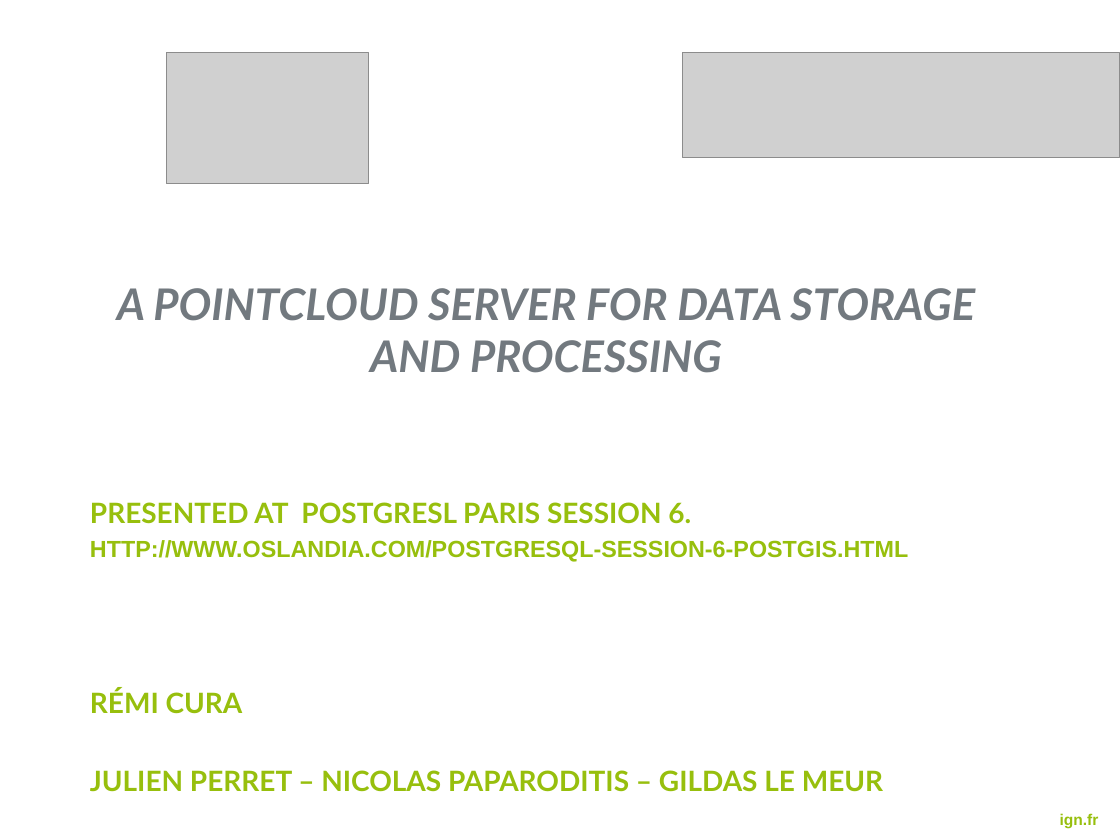
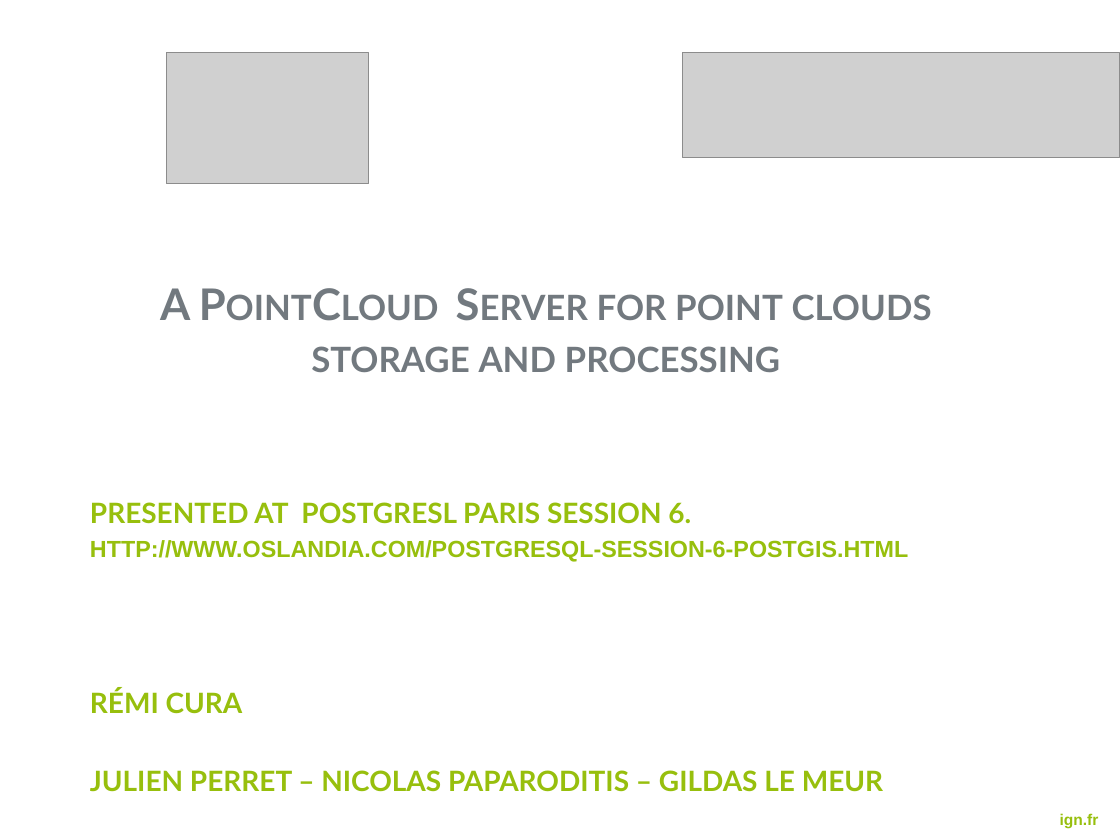
Before and after one commit to Remi-C/Postgres_Day_2014_10_RemiC, a slide deck: slide 1 of presentation/presentation_RCura.pptx. Drawn at 1120x840 pixels with LibreOffice and Linux fonts; fonts in the diff are those of the drawing; grey boxes stand for pictures; background and template pictures are left out. Boxes give left, top, right and bottom in pixels: in the first picture for what was removed or moved away, otherwise in the second. Text is boxed around its words. In the diff, an @@ line names an element or a change of style, - is before the commit and + after.

Commit message:
wirtten up to efficient storage

```diff
--- a/presentation/presentation_RCura.pptx
+++ b/presentation/presentation_RCura.pptx
@@ title at [160,288,932,372]: text changed; italic off @@
-A POINTCLOUD SERVER FOR DATA STORAGE AND PROCESSING
+A PointCloud Server for point clouds storage and processing
```
Also in this commit, not shown: 16 other slides changed, 5 slides added.
